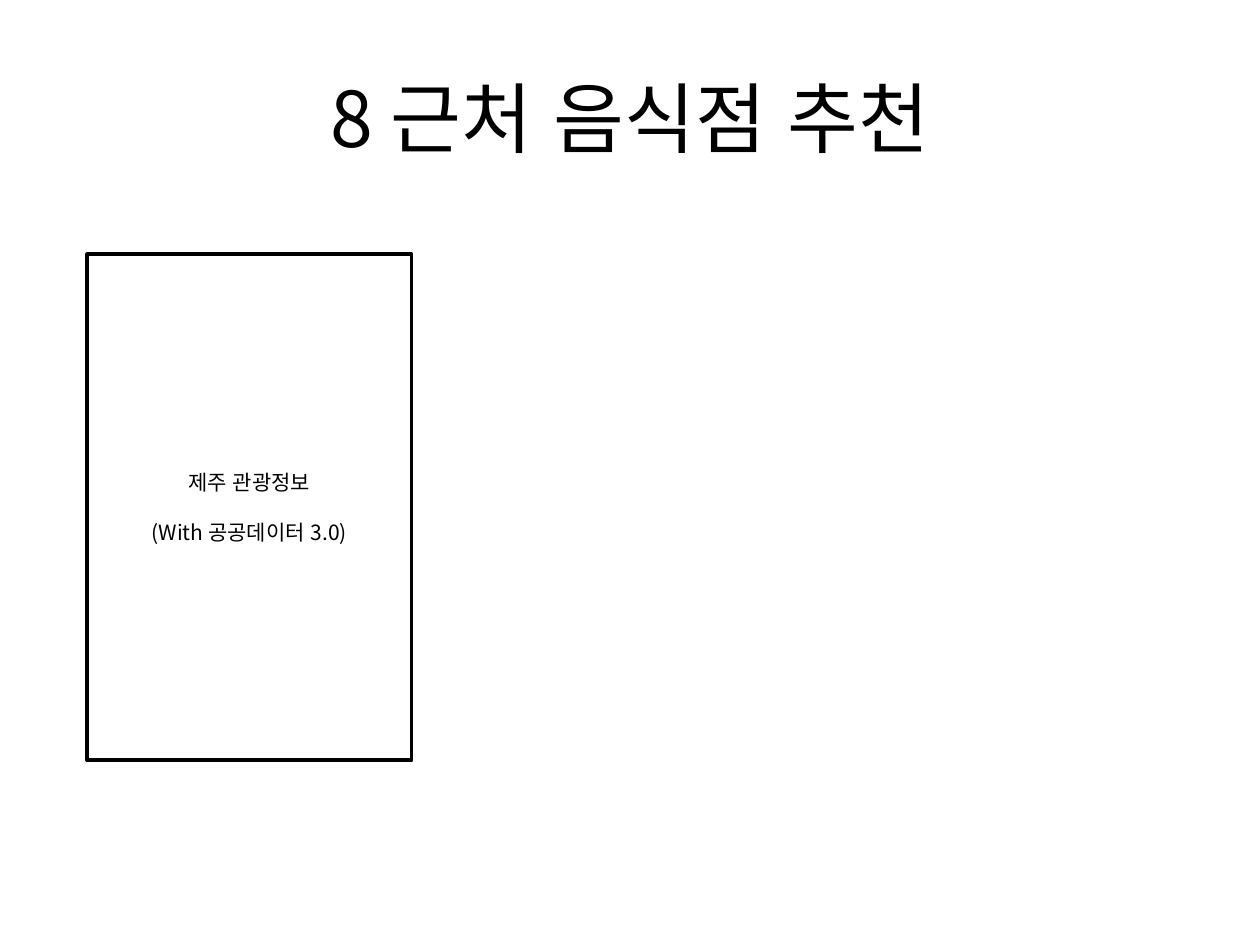
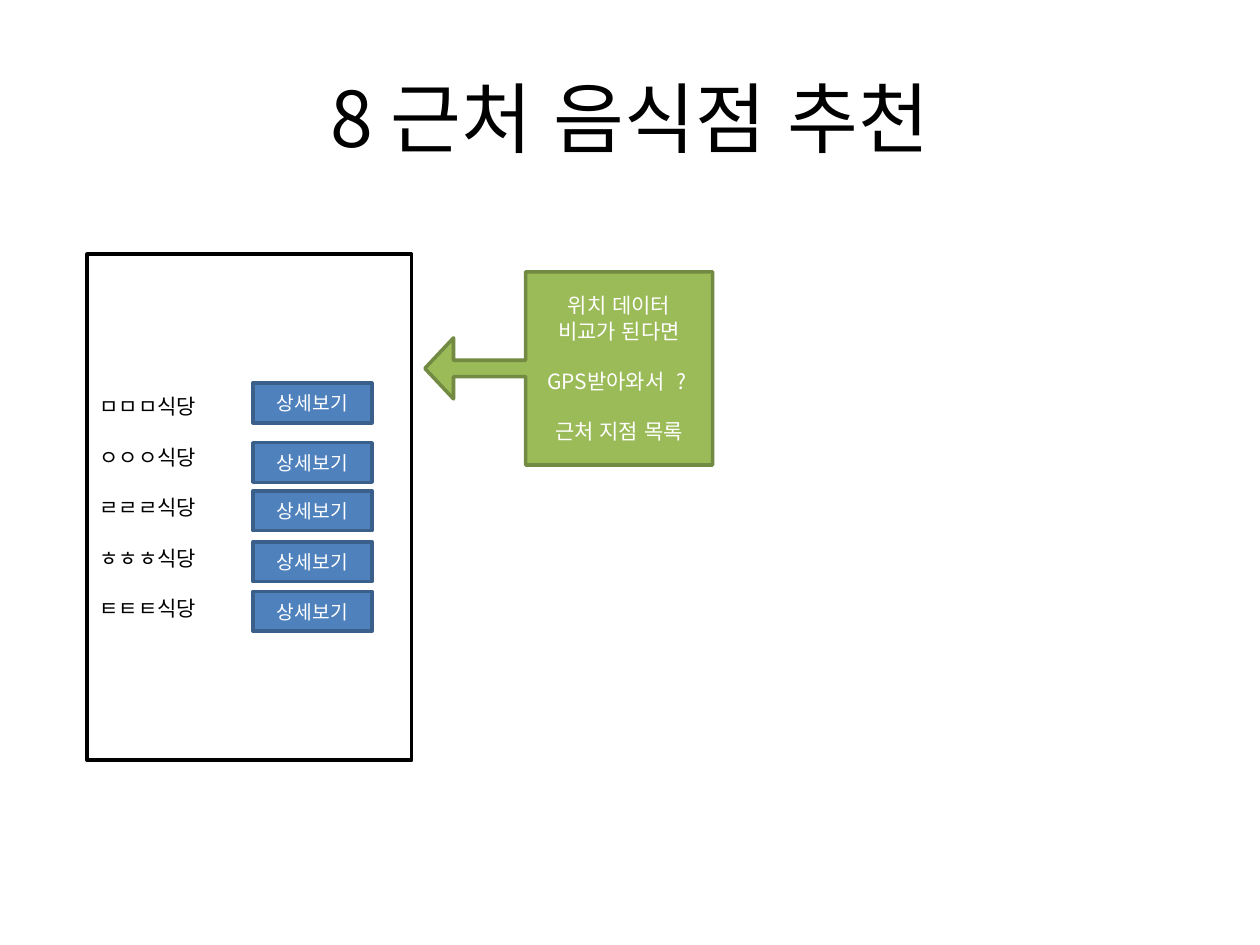
Before and after one commit to Seo-Sang-Eun/test01, a slide deck: slide 12 of Project Info/ui.pptx (slide 10 before the commit). Drawn at 1260x945 pixels with LibreOffice and Linux fonts; fonts in the diff are those of the drawing. Boxes give left, top, right and bottom in pixels: in the first picture for what was removed or moved away, otherwise in the second. Text is boxed around its words. In the diff, an @@ line names an element or a change of style, - is before the commit and + after.

```diff
--- a/Project Info/ui.pptx
+++ b/Project Info/ui.pptx
@@ left arrow callout added at [425, 272, 712, 465], fill #9BBB59, outline #738A42 2 pt, 12 pt, text #FFFFFF @@
+위치 데이터 비교가 된다면
+GPS받아와서 ?
+근처 지점 목록
@@ rectangle added at [253, 383, 372, 422], fill #4F81BD, outline #3A5F8C 2 pt, 11 pt, text #FFFFFF @@
+상세보기
@@ text in rectangle at [99, 396, 195, 618]: text changed @@
-제주 관광정보
-(With 공공데이터 3.0)
+ㅁㅁㅁ식당
+ㅇㅇㅇ식당
+ㄹㄹㄹ식당
+ㅎㅎㅎ식당
+ㅌㅌㅌ식당
@@ rectangle added at [253, 442, 372, 481], fill #4F81BD, outline #3A5F8C 2 pt, 11 pt, text #FFFFFF @@
+상세보기
@@ rectangle added at [253, 491, 372, 530], fill #4F81BD, outline #3A5F8C 2 pt, 11 pt, text #FFFFFF @@
+상세보기
@@ rectangle added at [253, 542, 372, 581], fill #4F81BD, outline #3A5F8C 2 pt, 11 pt, text #FFFFFF @@
+상세보기
@@ rectangle added at [253, 591, 372, 630], fill #4F81BD, outline #3A5F8C 2 pt, 11 pt, text #FFFFFF @@
+상세보기
```
Also in this commit, not shown: 5 other slides changed, 2 slides added, 1 other file.
